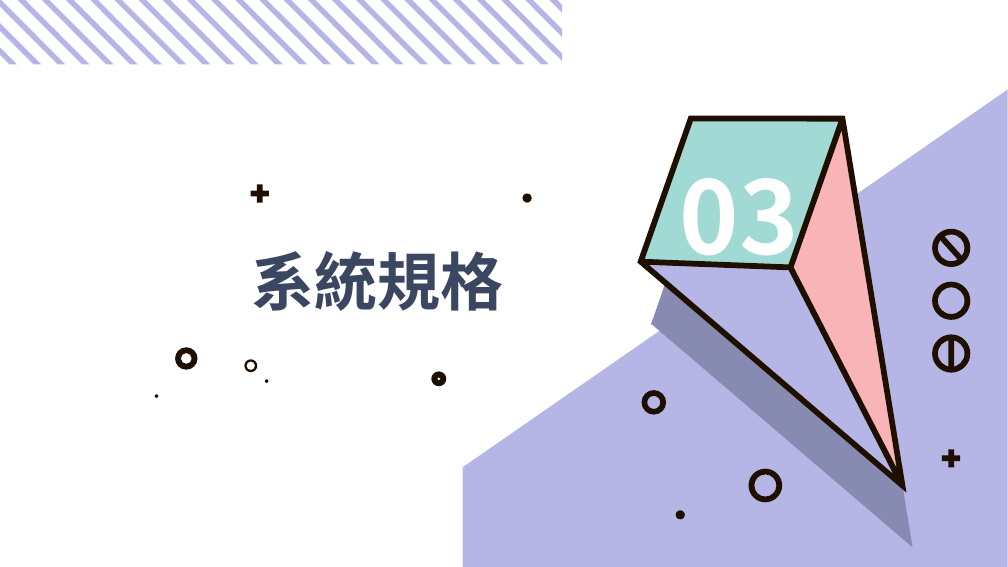
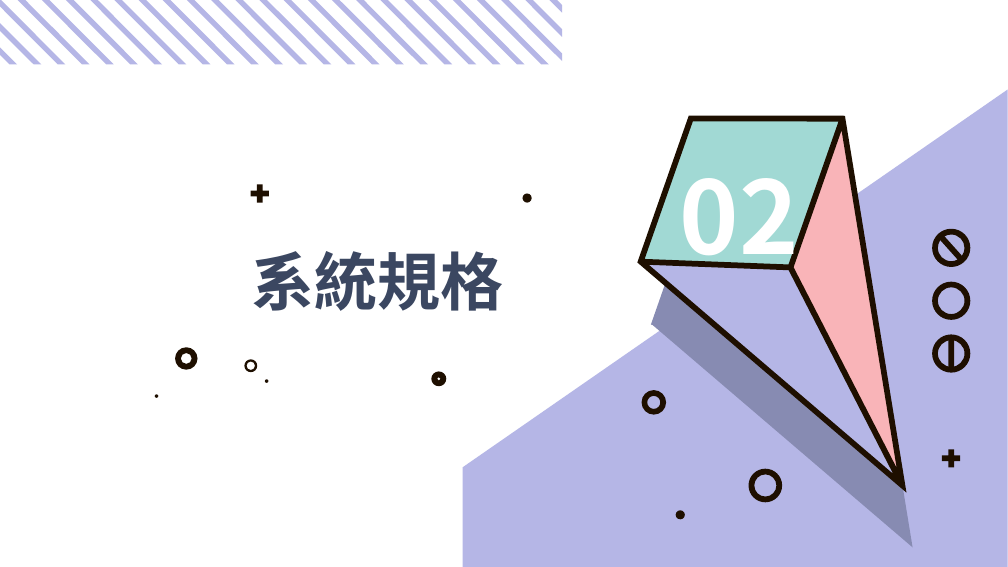
Before and after one commit to Case109504/case109504, a slide deck: slide 7 of 二評文件/109504二評簡報.pptx (slide 9 before the commit). Drawn at 1008x567 pixels with LibreOffice and Linux fonts; fonts in the diff are those of the drawing. Boxes give left, top, right and bottom in pixels: in the first picture for what was removed or moved away, otherwise in the second. Text is boxed around its words. In the diff, an @@ line names an element or a change of style, - is before the commit and + after.

```diff
--- a/二評文件/109504二評簡報.pptx
+++ b/二評文件/109504二評簡報.pptx
@@ text at [680, 151, 799, 279]: text changed @@
-03
+02
```
Also in this commit, not shown: 7 other slides changed, 8 slides added, 3 slides removed.
